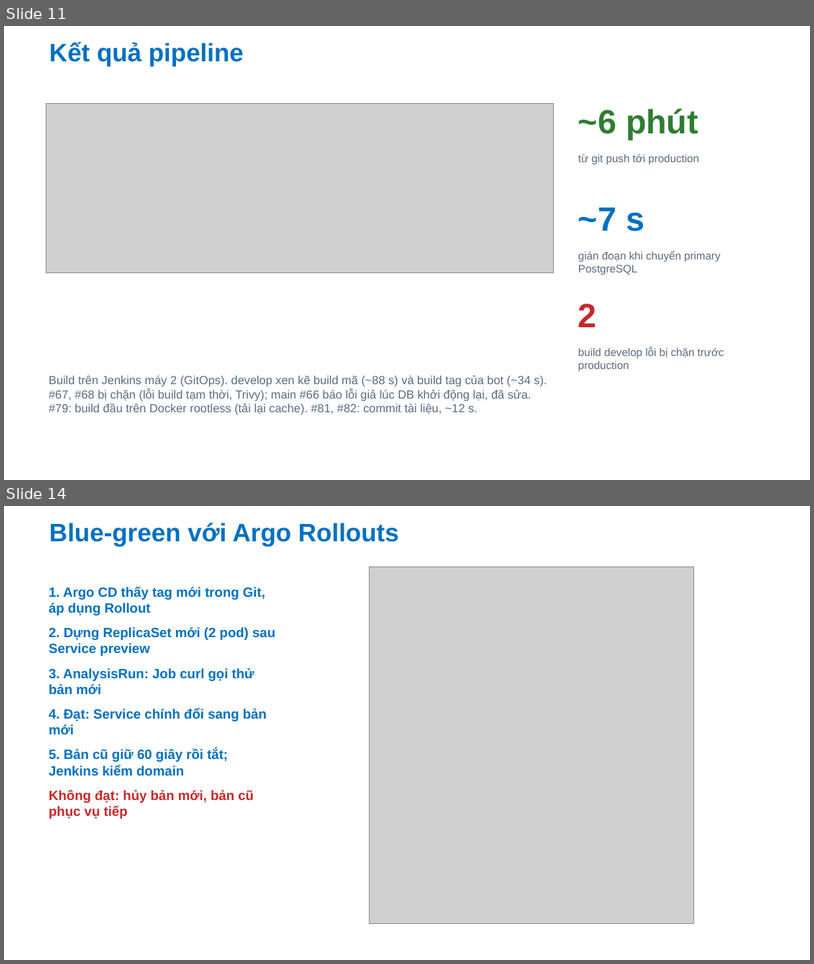
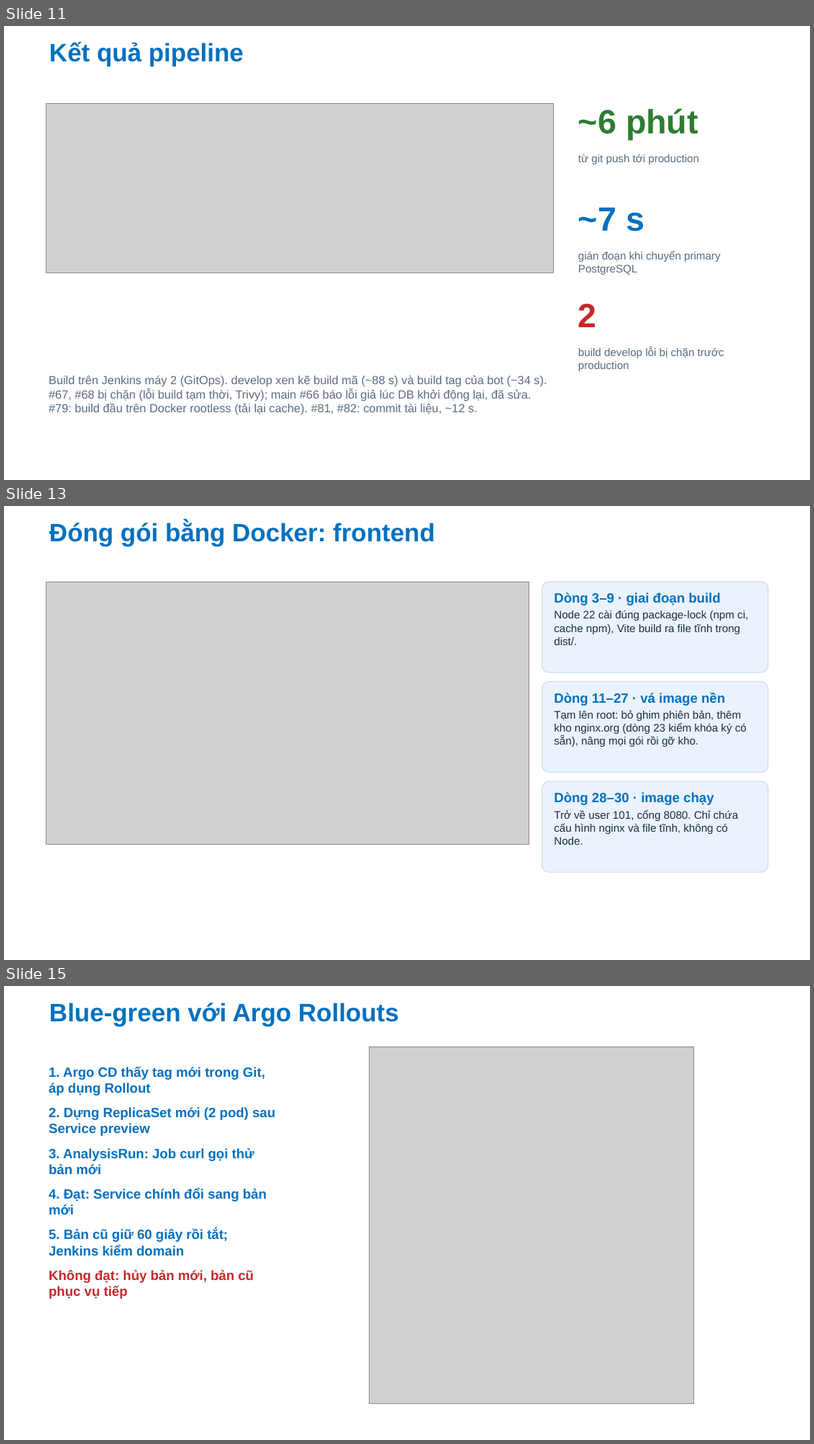
Before and after one commit to Anpham120/restaurant-management-system, a slide deck: docs/bao-cao/Slide_TrienKhaiPhanMem_AtlasRestaurant.pptx. Shown one above the other, each under a label of ours: slides 11 and 14 before the commit, slides 11, 13 and 15 after it; the slides between them are not shown. The pictures are 814x964 and 814x1444 pixels, drawn with LibreOffice and Linux fonts; fonts in the diff are those of the drawing; grey boxes stand for pictures; background and template pictures are left out. Boxes give left, top, right and bottom in pixels: in the first picture for what was removed or moved away, otherwise in the second. Text is boxed around its words. In the diff, an @@ line names an element or a change of style, - is before the commit and + after.

```diff
--- a/docs/bao-cao/Slide_TrienKhaiPhanMem_AtlasRestaurant.pptx
+++ b/docs/bao-cao/Slide_TrienKhaiPhanMem_AtlasRestaurant.pptx
@@ slide 13 added at [4,506,810,960], background #FFFFFF @@
@@ title added at [49,521,435,546], 30 pt, text #0070C0, bold @@
+Đóng gói bằng Docker: frontend
@@ picture added at [46,582,530,844] @@
@@ rounded rectangle added at [543,582,769,672], fill #EAF3FC, outline #C9DDF3 1 pt @@
@@ text added at [554,592,748,645], 13 pt, text #1F2D3D @@
+Dòng 3–9 · giai đoạn build
+Node 22 cài đúng package-lock (npm ci, cache npm), Vite build ra file tĩnh trong dist/.
@@ rounded rectangle added at [543,682,769,772], fill #EAF3FC, outline #C9DDF3 1 pt @@
@@ text added at [554,692,747,746], 13 pt, text #1F2D3D @@
+Dòng 11–27 · vá image nền
+Tạm lên root: bỏ ghim phiên bản, thêm kho nginx.org (dòng 23 kiểm khóa ký có sẵn), nâng mọi gói rồi gỡ kho.
@@ rounded rectangle added at [543,781,769,872], fill #EAF3FC, outline #C9DDF3 1 pt @@
@@ text added at [554,792,739,844], 13 pt, text #1F2D3D @@
+Dòng 28–30 · image chạy
+Trở về user 101, cổng 8080. Chỉ chứa cấu hình nginx và file tĩnh, không có Node.
@@ what was slide 14 is now slide 15 @@
```
Also in this commit, not shown: 3 slides changed, 1 other slide added, 1 slide removed.
